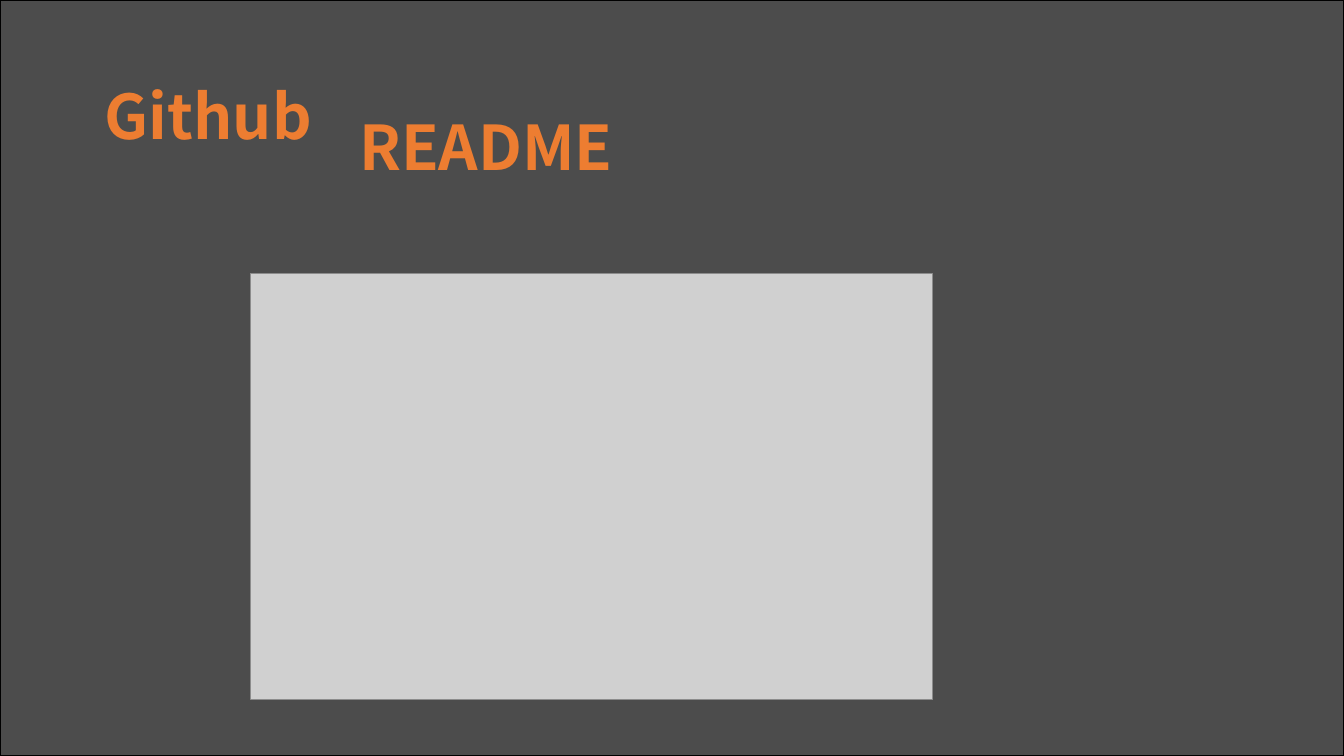
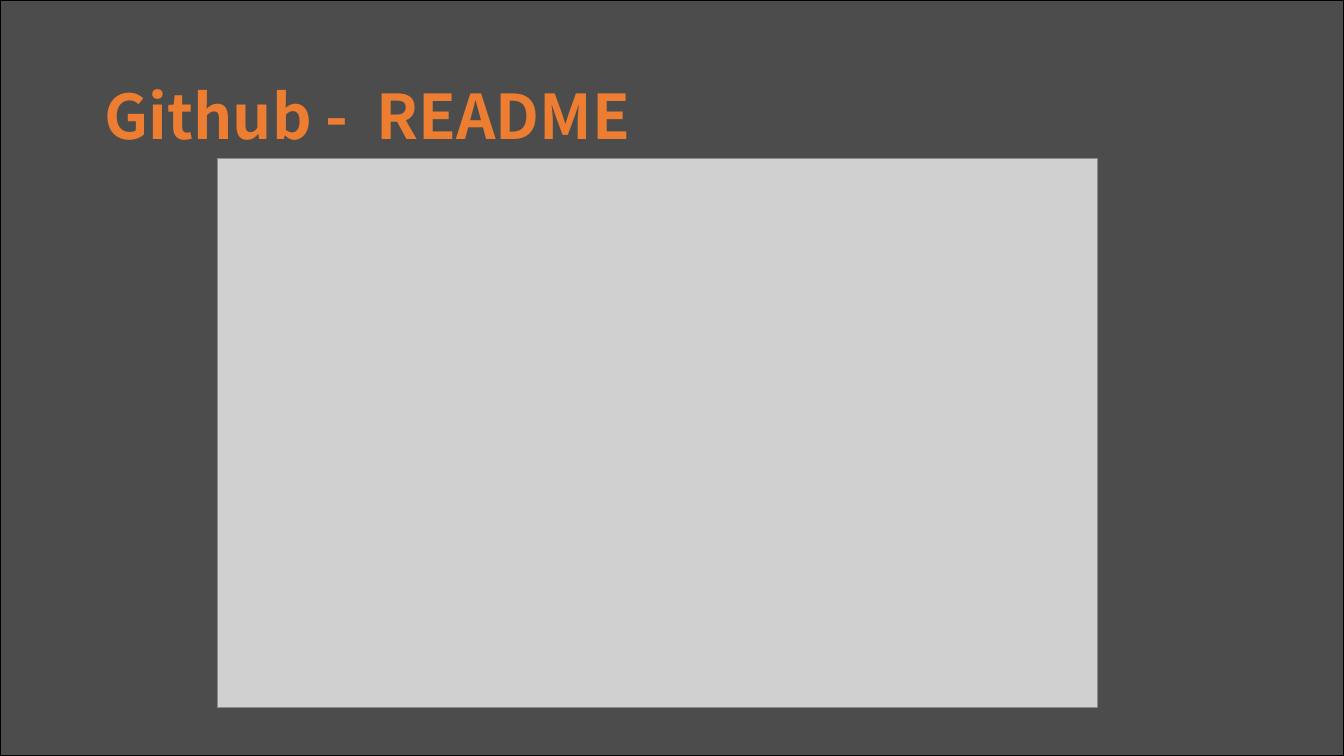
Before and after one commit to hbseo/desktop_calculator, a slide deck: slide 12 of simpsons.pptx. Drawn at 1344x756 pixels with LibreOffice and Linux fonts; fonts in the diff are those of the drawing; grey boxes stand for pictures. Boxes give left, top, right and bottom in pixels: in the first picture for what was removed or moved away, otherwise in the second. Text is boxed around its words. In the diff, an @@ line names an element or a change of style, - is before the commit and + after.

```diff
--- a/simpsons.pptx
+++ b/simpsons.pptx
@@ text at (105,89,631,140): text changed @@
-Github
+Github - README
@@ text removed at (359,124,613,170) @@
-README
@@ picture: place and size @@
-picture at (251,273,933,700)
+picture at (218,158,1098,708)
```
Also in this commit, not shown: 11 other slides changed, 1 slide added, 1 slide removed.
